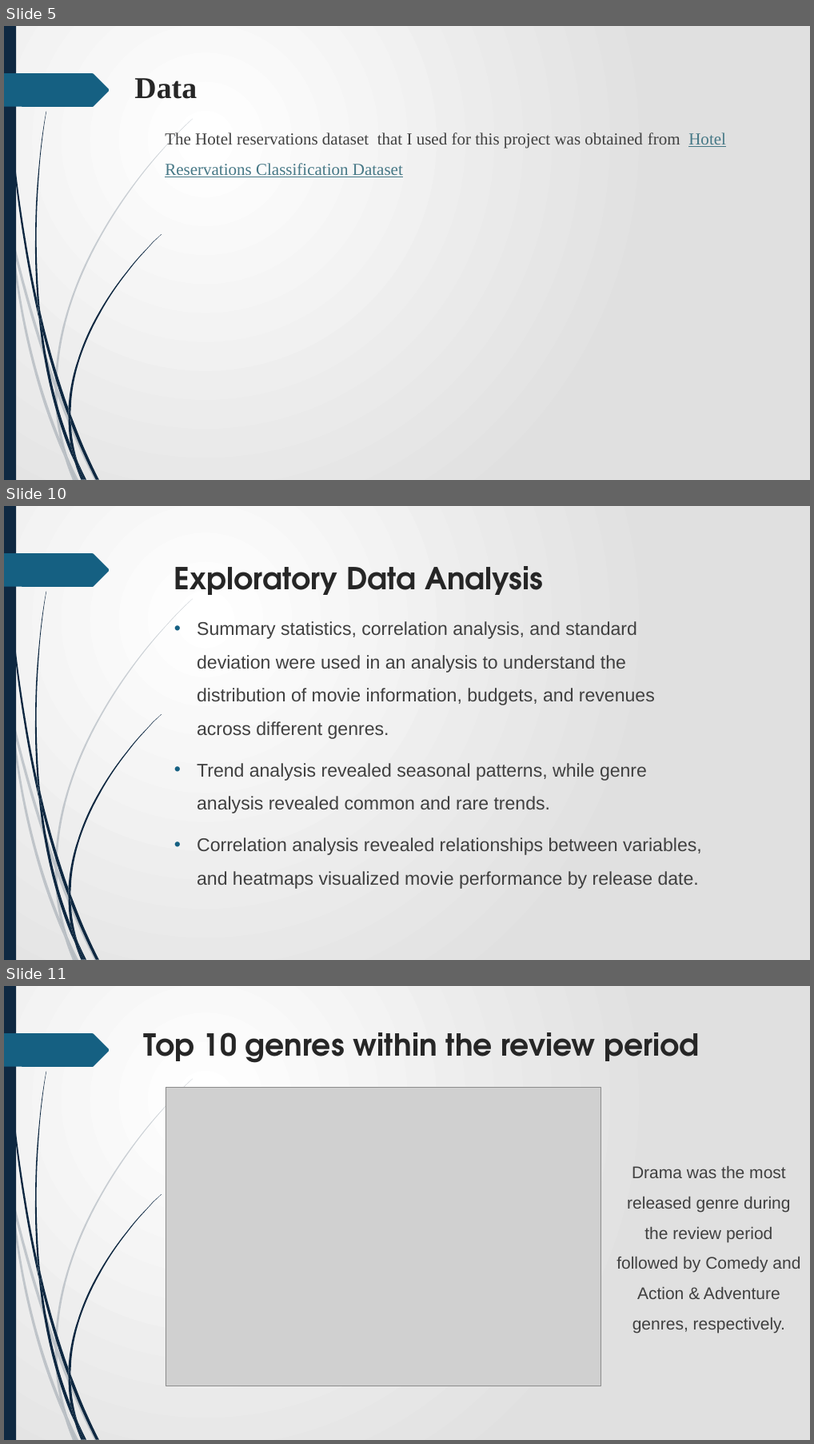
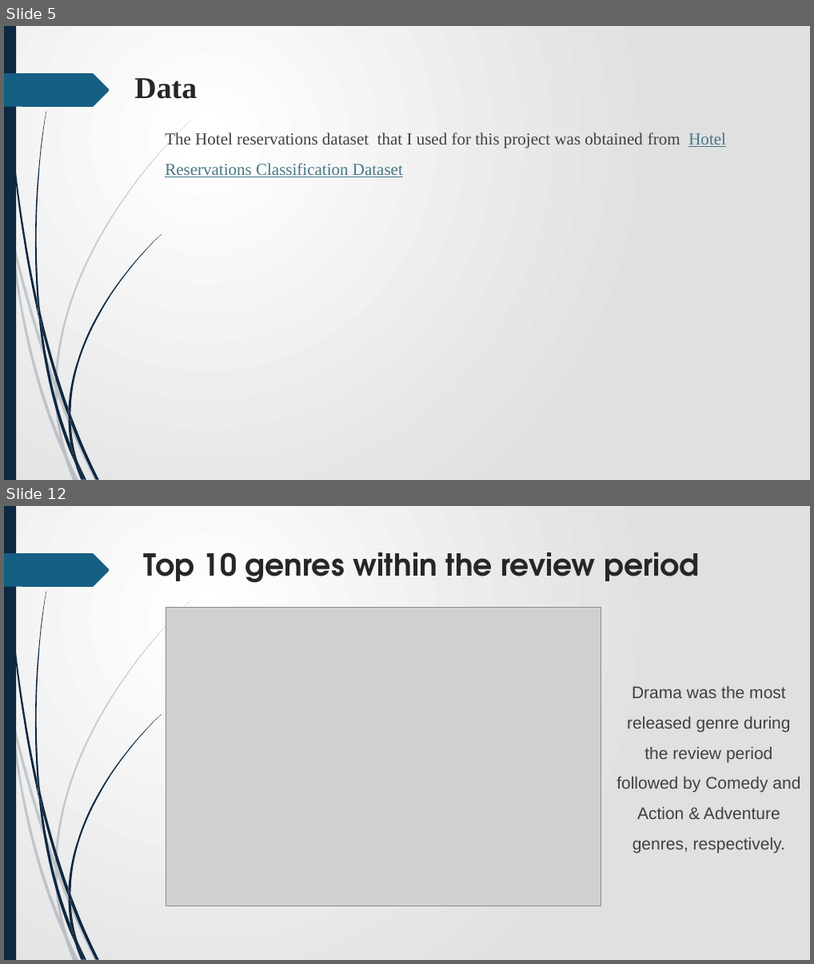
Before and after one commit to James-tech4/JAMES-PHASE-3-DSPT-8-PROJECT, a slide deck: Presentation.pptx. Shown one above the other, each under a label of ours: slides 5, 10 and 11 before the commit, slides 5 and 12 after it; the slides between them are not shown. The pictures are 814x1444 and 814x964 pixels, drawn with LibreOffice and Linux fonts; fonts in the diff are those of the drawing; grey boxes stand for pictures. Boxes give left, top, right and bottom in pixels: in the first picture for what was removed or moved away, otherwise in the second. Text is boxed around its words. In the diff, an @@ line names an element or a change of style, - is before the commit and + after.

```diff
--- a/Presentation.pptx
+++ b/Presentation.pptx
@@ slide 10 removed at (4, 506, 810, 960), background gradient #FFFFFF to #E1E1E1; not listed: 24 template elements that a slide beside it also shows @@
@@ title removed at (174, 566, 543, 595) @@
-Exploratory Data Analysis
@@ text removed at (197, 621, 702, 888) @@
-• Summary statistics, correlation analysis, and standard deviation were used in an analysis to understand the distribution of movie information, budgets, and revenues across different genres.
-• Trend analysis revealed seasonal patterns, while genre analysis revealed common and rare trends.
-• Correlation analysis revealed relationships between variables, and heatmaps visualized movie performance by release date.
@@ what was slide 11 is now slide 12 @@
```
Also in this commit, not shown: 5 slides changed, 2 slides added.
